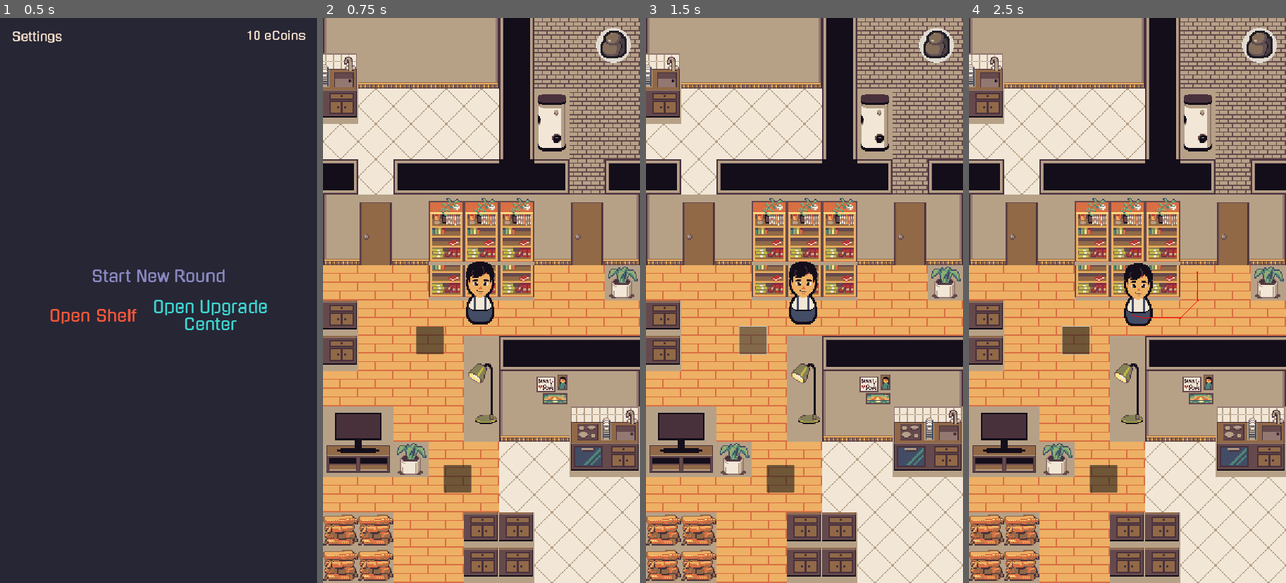
Above: before the commit, frames 1-4 (left to right).
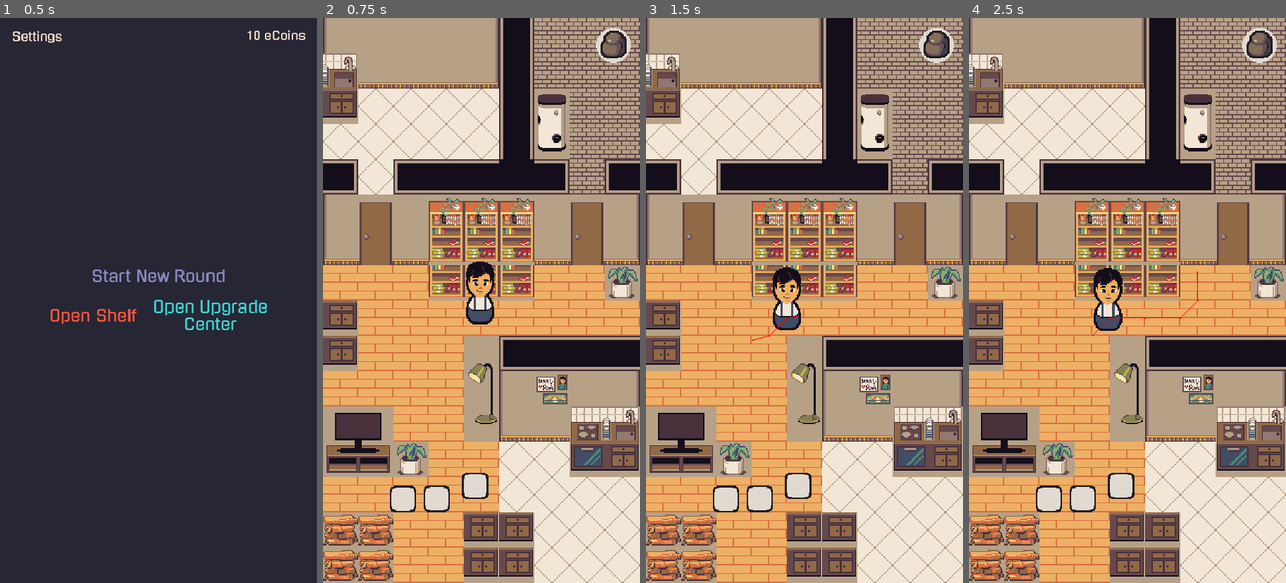
Above: after the commit, the same moments.

Repository: Spexify/emergenCity
Game: Godot game, scene res://preparePhase/main_menu.tscn
Two runs of this game, one before a commit and one after it. Both use one fixed random seed, a clock stepped at 60 frames per second and the inputs below. The project has no main scene, so this scene is started directly.
Inputs (mouse positions are in pixels of both pictures, inside the frame that each line leads up to):
- Up to frame 1 (0.5 s): no input
- Up to frame 2 (0.75 s): click "Start New Round" at 0.5 s
- Up to frame 3 (1.5 s): click (753, 340) at 1.27 s
- Up to frame 4 (2.5 s): move the mouse to (1197, 272) at 2.02 s; hold D (right) from 2.03 s (still down); click (1197, 272) at 2.17 s

Frame 1 is identical in both runs. In frame 2, 1.9% of the frame differs, in the area x 21-53%, y 54-88%; in frame 3, 3.2%; in frame 4, 3.6%, in the area x 21-58%, y 43-88%.

Commit message:
template action + tough UI

Diff:
--- /dev/null
+++ b/godot/actions/faster.gd
@@ -0,0 +1,21 @@
+extends Action
+
+func _init():
+	ACTION_NAME = "faster_action"
+	constrains = {"day_time_greater": 1}
+	changes = {"player_speed_add": 100.0}
+
+func _on_button_pressed():
+	interacted.emit(constrains, changes)
+
+@onready var sprite_2d = $Sprite2D
+@onready var canvas_layer = $CanvasLayer
+
+func _unhandled_input(event):
+	if event is InputEventMouseButton:
+		if sprite_2d.get_rect().has_point(sprite_2d.to_local(event.position)):
+			## Only open pop up when avatar is near the interactible
+			if true: #sprite_2d.get_rect().grow(500).has_point(sprite_2d.to_local(get_avatar_rect.call().position)):
+				canvas_layer.show()
+		else:
+			canvas_layer.hide()
--- /dev/null
+++ b/godot/actions/normal.gd
@@ -0,0 +1,21 @@
+extends Action
+
+func _init():
+	ACTION_NAME = "normal_action"
+	constrains = {"day_time_greater": -1}
+	changes = {"player_speed_set": 300.0}
+
+func _on_button_pressed():
+	interacted.emit(constrains, changes)
+
+@onready var sprite_2d = $Sprite2D
+@onready var canvas_layer = $CanvasLayer
+
+func _unhandled_input(event):
+	if event is InputEventMouseButton:
+		if sprite_2d.get_rect().has_point(sprite_2d.to_local(event.position)):
+			## Only open pop up when avatar is near the interactible
+			if true: #sprite_2d.get_rect().grow(500).has_point(sprite_2d.to_local(get_avatar_rect.call().position)):
+				canvas_layer.show()
+		else:
+			canvas_layer.hide()
--- /dev/null
+++ b/godot/actions/slower.gd
@@ -0,0 +1,21 @@
+extends Action
+
+func _init():
+	ACTION_NAME = "slower_action"
+	constrains = {"day_time_equal": 0}
+	changes = {"player_speed_set": 100.0}
+
+func _on_button_pressed():
+	interacted.emit(constrains, changes)
+
+@onready var sprite_2d = $Sprite2D
+@onready var canvas_layer = $CanvasLayer
+
+func _unhandled_input(event):
+	if event is InputEventMouseButton:
+		if sprite_2d.get_rect().has_point(sprite_2d.to_local(event.position)):
+			## Only open pop up when avatar is near the interactible
+			if true: #sprite_2d.get_rect().grow(500).has_point(sprite_2d.to_local(get_avatar_rect.call().position)):
+				canvas_layer.show()
+		else:
+			canvas_layer.hide()
--- /dev/null
+++ b/godot/actions/template_action.gd
@@ -0,0 +1,21 @@
+extends Action
+
+func _init():
+	ACTION_NAME = "template_action"
+	constrains = {"day_time_equal": 0}
+	changes = {"player_speed_set": 100.0}
+
+func _on_button_pressed():
+	interacted.emit(constrains, changes)
+
+@onready var sprite_2d = $Sprite2D
+@onready var canvas_layer = $CanvasLayer
+
+func _unhandled_input(event):
+	if event is InputEventMouseButton:
+		if sprite_2d.get_rect().has_point(sprite_2d.to_local(event.position)):
+			## Only open pop up when avatar is near the interactible
+			if true: #sprite_2d.get_rect().grow(500).has_point(sprite_2d.to_local(get_avatar_rect.call().position)):
+				canvas_layer.show()
+		else:
+			canvas_layer.hide()
--- /dev/null
+++ b/godot/actions/template_action.tscn
@@ -0,0 +1,64 @@
+[gd_scene load_steps=4 format=3 uid="uid://ba7y3cmrwnhc7"]
+
+[ext_resource type="Script" path="res://actions/template_action.gd" id="1_on1d2"]
+[ext_resource type="Texture2D" uid="uid://bhbkdpt6i46vw" path="res://res/gui/menu_box_white.png" id="2_mriu4"]
+[ext_resource type="Theme" uid="uid://c7p7h5j8cckif" path="res://preparePhase/prep_theme.tres" id="3_v3113"]
+
+[node name="Action" type="Node"]
+script = ExtResource("1_on1d2")
+
+[node name="Sprite2D" type="Sprite2D" parent="."]
+position = Vector2(200, 117)
+scale = Vector2(3, 3)
+texture = ExtResource("2_mriu4")
+
+[node name="CanvasLayer" type="CanvasLayer" parent="."]
+visible = false
+
+[node name="CenterContainer" type="CenterContainer" parent="CanvasLayer"]
+anchors_preset = 15
+anchor_right = 1.0
+anchor_bottom = 1.0
+grow_horizontal = 2
+grow_vertical = 2
+theme = ExtResource("3_v3113")
+
+[node name="MarginContainer" type="MarginContainer" parent="CanvasLayer/CenterContainer"]
+layout_mode = 2
+theme_override_constants/margin_bottom = 105
+
+[node name="PanelContainer" type="PanelContainer" parent="CanvasLayer/CenterContainer/MarginContainer"]
+layout_mode = 2
+theme = ExtResource("3_v3113")
+
+[node name="MarginContainer" type="MarginContainer" parent="CanvasLayer/CenterContainer/MarginContainer/PanelContainer"]
+layout_mode = 2
+size_flags_horizontal = 4
+size_flags_vertical = 4
+theme_override_constants/margin_left = 100
+theme_override_constants/margin_top = 40
+theme_override_constants/margin_right = 100
+theme_override_constants/margin_bottom = 455
+
+[node name="VBoxContainer" type="VBoxContainer" parent="CanvasLayer/CenterContainer/MarginContainer/PanelContainer/MarginContainer"]
+layout_mode = 2
+
+[node name="Label" type="Label" parent="CanvasLayer/CenterContainer/MarginContainer/PanelContainer/MarginContainer/VBoxContainer"]
+layout_mode = 2
+theme_override_colors/font_color = Color(1, 0.909804, 0.819608, 1)
+theme_override_font_sizes/font_size = 60
+text = "Test Action"
+
+[node name="HSeparator" type="HSeparator" parent="CanvasLayer/CenterContainer/MarginContainer/PanelContainer/MarginContainer/VBoxContainer"]
+layout_mode = 2
+
+[node name="MarginContainer2" type="MarginContainer" parent="CanvasLayer/CenterContainer/MarginContainer/PanelContainer"]
+layout_mode = 2
+theme_override_constants/margin_left = 40
+theme_override_constants/margin_right = 40
+theme_override_constants/margin_bottom = 40
+
+[node name="Button" type="Button" parent="CanvasLayer/CenterContainer/MarginContainer/PanelContainer/MarginContainer2"]
+layout_mode = 2
+size_flags_vertical = 8
+text = "Take Action"
--- a/godot/levels/TestAction.gd
+++ /dev/null
@@ -1,9 +0,0 @@
-extends Action
-
-func _init():
-	ACTION_NAME = "slow_speed"
-	constrains = {"day_time_equal": 0}
-	changes = {"set_player_speed": 100.0}
-
-func _on_button_pressed():
-	interacted.emit(constrains, changes)
--- a/godot/levels/TestAction2.gd
+++ /dev/null
@@ -1,9 +0,0 @@
-extends Action
-
-func _init():
-	ACTION_NAME = "normal_speed"
-	constrains = {"day_time_greater": 0}
-	changes = {"set_player_speed": 300.0}
-
-func _on_button_pressed():
-	interacted.emit(constrains, changes)
--- a/godot/levels/crisis_phase.gd
+++ b/godot/levels/crisis_phase.gd
@@ -18,6 +18,8 @@
 ##### It allows DayCircle to acces and check data
 
 	$DayCycle.parent = self
+	$DayCycle.get_avatar_rect = $CharacterBody2D/Sprite2D.get_rect
+	$DayCycle._index_actions()
 
 func day_time_equal(time):
 	return $DayCycle.current_time == time
@@ -25,8 +27,11 @@
 func day_time_greater(time):
 	return $DayCycle.current_time > time
 
-func set_player_speed(speed: float):
+func player_speed_set(speed: float):
 	$CharacterBody2D.move_speed = speed
+
+func player_speed_add(speed: float):
+	$CharacterBody2D.move_speed += speed
 
 ##### End of experimantal code
 
--- a/godot/levels/crisis_phase.tscn
+++ b/godot/levels/crisis_phase.tscn
@@ -7,8 +7,11 @@
 [ext_resource type="Script" path="res://levels/TileMap.gd" id="3_26jf5"]
 [ext_resource type="PackedScene" uid="uid://b24quxaht4cs2" path="res://items/inventory.tscn" id="6_mo744"]
 [ext_resource type="Script" path="res://levels/day_cycle.gd" id="6_nfi8x"]
-[ext_resource type="Script" path="res://levels/TestAction.gd" id="7_yuu25"]
-[ext_resource type="Script" path="res://levels/TestAction2.gd" id="8_n21jk"]
+[ext_resource type="Script" path="res://actions/normal.gd" id="7_ur4li"]
+[ext_resource type="Texture2D" uid="uid://bhbkdpt6i46vw" path="res://res/gui/menu_box_white.png" id="8_sapeu"]
+[ext_resource type="Theme" uid="uid://c7p7h5j8cckif" path="res://preparePhase/prep_theme.tres" id="9_7uqfk"]
+[ext_resource type="Script" path="res://actions/slower.gd" id="10_k4lsv"]
+[ext_resource type="Script" path="res://actions/faster.gd" id="11_dv3u5"]
 
 [sub_resource type="NavigationPolygon" id="NavigationPolygon_hg8xi"]
 vertices = PackedVector2Array(-64, -64, 64, -64, 64, 64, -64, 64)
@@ -736,23 +739,182 @@
 [node name="DayCycle" type="Node" parent="."]
 script = ExtResource("6_nfi8x")
 
-[node name="TestAction" type="Node2D" parent="DayCycle"]
-position = Vector2(339, 1118)
-script = ExtResource("7_yuu25")
-
-[node name="Button" type="Button" parent="DayCycle/TestAction"]
-custom_minimum_size = Vector2(100, 100)
-offset_right = 8.0
-offset_bottom = 8.0
-
-[node name="TestAction2" type="Node2D" parent="DayCycle"]
-position = Vector2(439, 1620)
-script = ExtResource("8_n21jk")
-
-[node name="Button" type="Button" parent="DayCycle/TestAction2"]
-custom_minimum_size = Vector2(100, 100)
-offset_right = 8.0
-offset_bottom = 8.0
+[node name="normal" type="Node" parent="DayCycle"]
+script = ExtResource("7_ur4li")
+
+[node name="Sprite2D" type="Sprite2D" parent="DayCycle/normal"]
+position = Vector2(291, 1744)
+scale = Vector2(3, 3)
+texture = ExtResource("8_sapeu")
+
+[node name="CanvasLayer" type="CanvasLayer" parent="DayCycle/normal"]
+visible = false
+
+[node name="CenterContainer" type="CenterContainer" parent="DayCycle/normal/CanvasLayer"]
+anchors_preset = 15
+anchor_right = 1.0
+anchor_bottom = 1.0
+grow_horizontal = 2
+grow_vertical = 2
+theme = ExtResource("9_7uqfk")
+
+[node name="MarginContainer" type="MarginContainer" parent="DayCycle/normal/CanvasLayer/CenterContainer"]
+layout_mode = 2
+theme_override_constants/margin_bottom = 105
+
+[node name="PanelContainer" type="PanelContainer" parent="DayCycle/normal/CanvasLayer/CenterContainer/MarginContainer"]
+layout_mode = 2
+theme = ExtResource("9_7uqfk")
+
+[node name="MarginContainer" type="MarginContainer" parent="DayCycle/normal/CanvasLayer/CenterContainer/MarginContainer/PanelContainer"]
+layout_mode = 2
+size_flags_horizontal = 4
+size_flags_vertical = 4
+theme_override_constants/margin_left = 100
+theme_override_constants/margin_top = 40
+theme_override_constants/margin_right = 100
+theme_override_constants/margin_bottom = 455
+
+[node name="VBoxContainer" type="VBoxContainer" parent="DayCycle/normal/CanvasLayer/CenterContainer/MarginContainer/PanelContainer/MarginContainer"]
+layout_mode = 2
+
+[node name="Label" type="Label" parent="DayCycle/normal/CanvasLayer/CenterContainer/MarginContainer/PanelContainer/MarginContainer/VBoxContainer"]
+layout_mode = 2
+theme_override_colors/font_color = Color(1, 0.909804, 0.819608, 1)
+theme_override_font_sizes/font_size = 60
+text = "Move in Normal Speed"
+
+[node name="HSeparator" type="HSeparator" parent="DayCycle/normal/CanvasLayer/CenterContainer/MarginContainer/PanelContainer/MarginContainer/VBoxContainer"]
+layout_mode = 2
+
+[node name="MarginContainer2" type="MarginContainer" parent="DayCycle/normal/CanvasLayer/CenterContainer/MarginContainer/PanelContainer"]
+layout_mode = 2
+theme_override_constants/margin_left = 40
+theme_override_constants/margin_right = 40
+theme_override_constants/margin_bottom = 40
+
+[node name="Button" type="Button" parent="DayCycle/normal/CanvasLayer/CenterContainer/MarginContainer/PanelContainer/MarginContainer2"]
+layout_mode = 2
+size_flags_vertical = 8
+text = "Take Action"
+
+[node name="slower" type="Node" parent="DayCycle"]
+script = ExtResource("10_k4lsv")
+
+[node name="Sprite2D" type="Sprite2D" parent="DayCycle/slower"]
+position = Vector2(413, 1743)
+scale = Vector2(3, 3)
+texture = ExtResource("8_sapeu")
+
+[node name="CanvasLayer" type="CanvasLayer" parent="DayCycle/slower"]
+visible = false
+
+[node name="CenterContainer" type="CenterContainer" parent="DayCycle/slower/CanvasLayer"]
+anchors_preset = 15
+anchor_right = 1.0
+anchor_bottom = 1.0
+grow_horizontal = 2
+grow_vertical = 2
+theme = ExtResource("9_7uqfk")
+
+[node name="MarginContainer" type="MarginContainer" parent="DayCycle/slower/CanvasLayer/CenterContainer"]
+layout_mode = 2
+theme_override_constants/margin_bottom = 105
+
+[node name="PanelContainer" type="PanelContainer" parent="DayCycle/slower/CanvasLayer/CenterContainer/MarginContainer"]
+layout_mode = 2
+theme = ExtResource("9_7uqfk")
+
+[node name="MarginContainer" type="MarginContainer" parent="DayCycle/slower/CanvasLayer/CenterContainer/MarginContainer/PanelContainer"]
+layout_mode = 2
+size_flags_horizontal = 4
+size_flags_vertical = 4
+theme_override_constants/margin_left = 100
+theme_override_constants/margin_top = 40
+theme_override_constants/margin_right = 100
+theme_override_constants/margin_bottom = 455
+
+[node name="VBoxContainer" type="VBoxContainer" parent="DayCycle/slower/CanvasLayer/CenterContainer/MarginContainer/PanelContainer/MarginContainer"]
+layout_mode = 2
+
+[node name="Label" type="Label" parent="DayCycle/slower/CanvasLayer/CenterContainer/MarginContainer/PanelContainer/MarginContainer/VBoxContainer"]
+layout_mode = 2
+theme_override_colors/font_color = Color(1, 0.909804, 0.819608, 1)
+theme_override_font_sizes/font_size = 60
+text = "Move slower"
+
+[node name="HSeparator" type="HSeparator" parent="DayCycle/slower/CanvasLayer/CenterContainer/MarginContainer/PanelContainer/MarginContainer/VBoxContainer"]
+layout_mode = 2
+
+[node name="MarginContainer2" type="MarginContainer" parent="DayCycle/slower/CanvasLayer/CenterContainer/MarginContainer/PanelContainer"]
+layout_mode = 2
+theme_override_constants/margin_left = 40
+theme_override_constants/margin_right = 40
+theme_override_constants/margin_bottom = 40
+
+[node name="Button" type="Button" parent="DayCycle/slower/CanvasLayer/CenterContainer/MarginContainer/PanelContainer/MarginContainer2"]
+layout_mode = 2
+size_flags_vertical = 8
+text = "Take Action"
+
+[node name="faster" type="Node" parent="DayCycle"]
+script = ExtResource("11_dv3u5")
+
+[node name="Sprite2D" type="Sprite2D" parent="DayCycle/faster"]
+position = Vector2(553, 1696)
+scale = Vector2(3, 3)
+texture = ExtResource("8_sapeu")
+
+[node name="CanvasLayer" type="CanvasLayer" parent="DayCycle/faster"]
+visible = false
+
+[node name="CenterContainer" type="CenterContainer" parent="DayCycle/faster/CanvasLayer"]
+anchors_preset = 15
+anchor_right = 1.0
+anchor_bottom = 1.0
+grow_horizontal = 2
+grow_vertical = 2
+theme = ExtResource("9_7uqfk")
+
+[node name="MarginContainer" type="MarginContainer" parent="DayCycle/faster/CanvasLayer/CenterContainer"]
+layout_mode = 2
+theme_override_constants/margin_bottom = 105
+
+[node name="PanelContainer" type="PanelContainer" parent="DayCycle/faster/CanvasLayer/CenterContainer/MarginContainer"]
+layout_mode = 2
+theme = ExtResource("9_7uqfk")
+
+[node name="MarginContainer" type="MarginContainer" parent="DayCycle/faster/CanvasLayer/CenterContainer/MarginContainer/PanelContainer"]
+layout_mode = 2
+size_flags_horizontal = 4
+size_flags_vertical = 4
+theme_override_constants/margin_left = 100
+theme_override_constants/margin_top = 40
+theme_override_constants/margin_right = 100
+theme_override_constants/margin_bottom = 455
+
+[node name="VBoxContainer" type="VBoxContainer" parent="DayCycle/faster/CanvasLayer/CenterContainer/MarginContainer/PanelContainer/MarginContainer"]
+layout_mode = 2
+
+[node name="Label" type="Label" parent="DayCycle/faster/CanvasLayer/CenterContainer/MarginContainer/PanelContainer/MarginContainer/VBoxContainer"]
+layout_mode = 2
+theme_override_colors/font_color = Color(1, 0.909804, 0.819608, 1)
+theme_override_font_sizes/font_size = 60
+text = "Move faster"
+
+[node name="HSeparator" type="HSeparator" parent="DayCycle/faster/CanvasLayer/CenterContainer/MarginContainer/PanelContainer/MarginContainer/VBoxContainer"]
+layout_mode = 2
+
+[node name="MarginContainer2" type="MarginContainer" parent="DayCycle/faster/CanvasLayer/CenterContainer/MarginContainer/PanelContainer"]
+layout_mode = 2
+theme_override_constants/margin_left = 40
+theme_override_constants/margin_right = 40
+theme_override_constants/margin_bottom = 40
+
+[node name="Button" type="Button" parent="DayCycle/faster/CanvasLayer/CenterContainer/MarginContainer/PanelContainer/MarginContainer2"]
+layout_mode = 2
+size_flags_vertical = 8
+text = "Take Action"
 
 [node name="GUI" type="CenterContainer" parent="."]
 visible = false
@@ -771,7 +933,8 @@
 layout_mode = 2
 
 [connection signal="released" from="BtnBackpack" to="GUI/Inventory" method="_on_btn_backpack_released"]
-[connection signal="pressed" from="DayCycle/TestAction/Button" to="DayCycle/TestAction" method="_on_button_pressed"]
-[connection signal="pressed" from="DayCycle/TestAction2/Button" to="DayCycle/TestAction2" method="_on_button_pressed"]
+[connection signal="pressed" from="DayCycle/normal/CanvasLayer/CenterContainer/MarginContainer/PanelContainer/MarginContainer2/Button" to="DayCycle/normal" method="_on_button_pressed"]
+[connection signal="pressed" from="DayCycle/slower/CanvasLayer/CenterContainer/MarginContainer/PanelContainer/MarginContainer2/Button" to="DayCycle/slower" method="_on_button_pressed"]
+[connection signal="pressed" from="DayCycle/faster/CanvasLayer/CenterContainer/MarginContainer/PanelContainer/MarginContainer2/Button" to="DayCycle/faster" method="_on_button_pressed"]
 [connection signal="closed" from="GUI/Inventory" to="." method="_on_inventory_closed"]
 [connection signal="opened" from="GUI/Inventory" to="." method="_on_inventory_opened"]
--- a/godot/levels/day_circle.gd
+++ /dev/null
@@ -1,35 +0,0 @@
-extends Node
-
-@onready var uncast_actions : Array[Node] = get_children()
-
-enum DayTime {MORNING=0, NOON=1, NIGHT=2}
-
-var current_time : DayTime = DayTime.MORNING
-var current_day : int = 0
-
-var parent : Node2D
-
-func _ready():
-	var actions = []
-	for uncast in uncast_actions:
-		actions.append(uncast as Action)
-
-	for action in actions:
-		action.interacted.connect(_handel_actions)
-
-func _handel_actions(constrains, changes):
-	var allowed : bool = true
-	for constrain_key in constrains.keys():
-		allowed = allowed && Callable(parent, constrain_key).call(constrains[constrain_key])
-
-	if allowed:
-		current_time += 1
-
-		if current_time >= DayTime.size():
-			current_day += 1
-			current_time = 0
-
-		print("Day: %d, %s" % [current_day, DayTime.keys()[current_time]])
-
-		for change_key in changes.keys():
-			Callable(parent, change_key).call(changes[change_key])
--- a/godot/levels/day_cycle.gd
+++ b/godot/levels/day_cycle.gd
@@ -8,14 +8,16 @@
 var current_day : int = 0
 
 var parent : Node2D
+var get_avatar_rect : Callable
 
-func _ready():
+func _index_actions():
 	var actions = []
 	for uncast in uncast_actions:
 		actions.append(uncast as Action)
 
 	for action in actions:
 		action.interacted.connect(_handel_actions)
+		action.get_avatar_rect = get_avatar_rect
 
 func _handel_actions(constrains, changes):
 	var allowed : bool = true
--- a/godot/scripts/action.gd
+++ b/godot/scripts/action.gd
@@ -1,8 +1,11 @@
 class_name Action
 
-extends Node2D
+extends Node
 
 signal interacted(constrains, changes)
+
+## If get_avatar_rect is not set by parent, the game may crash
+var get_avatar_rect : Callable
 
 var ACTION_NAME : String
 var constrains : Dictionary
Not shown: 1 places in godot/levels/crisis_phase.tscn that only renumber resources
Not shown, added: godot/actions/tes1293.tmp
Not shown, added: godot/actions/tes237A.tmp
